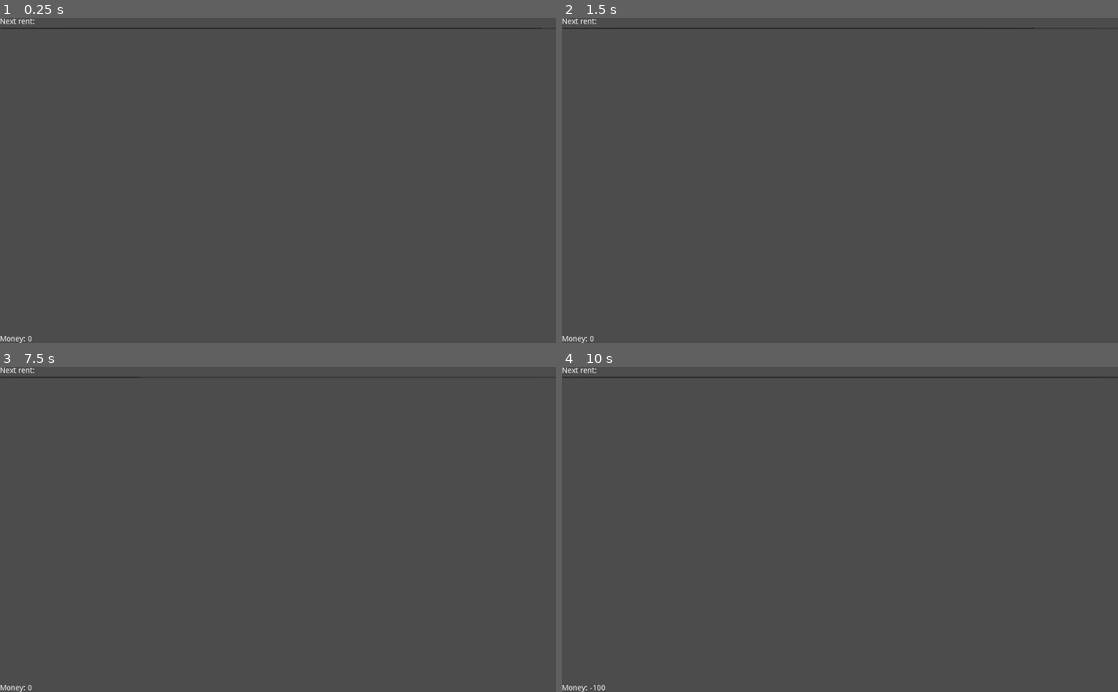
Above: before the commit, frames 1-4 (two rows, left to right).
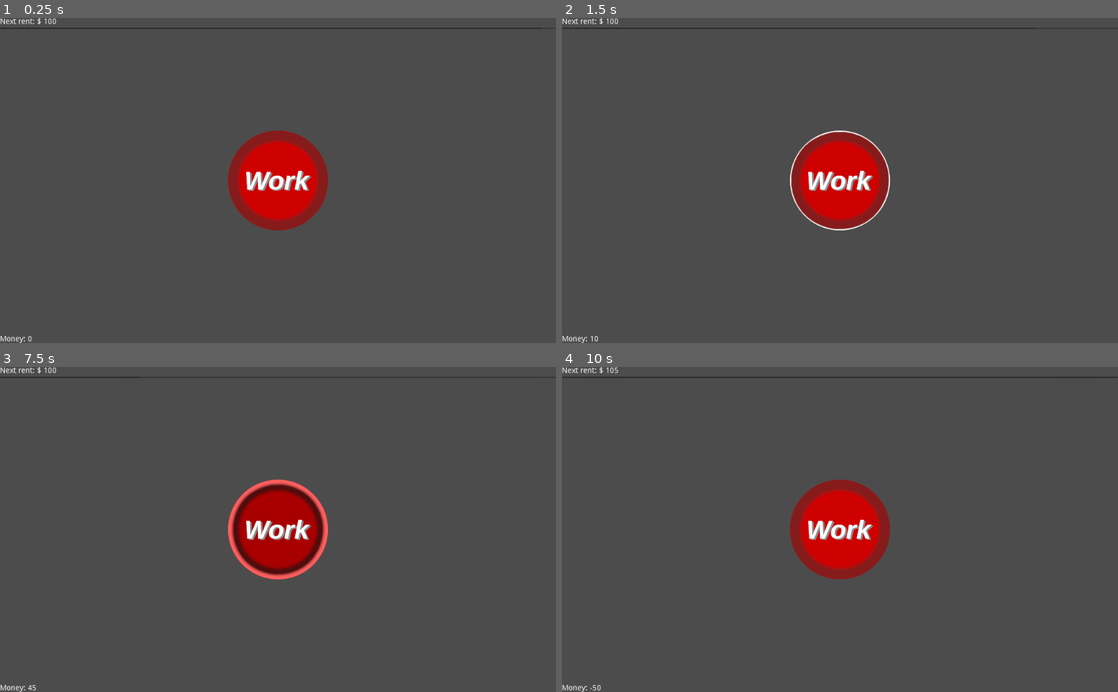
Above: after the commit, the same moments.

Repository: cfpi-fpsi/ld51
Game: Godot game, scene res://Main.tscn
The game is run twice, just before and just after one commit, with the same random seed, the same clock (stepped at 60 frames per second) and the same inputs.
Inputs (mouse positions are in pixels of both pictures, inside the frame that each line leads up to):
- Up to frame 1 (0.25 s): no input
- Up to frame 2 (1.5 s): click (840, 180) at 0.52 s; click (840, 180) at 1.27 s
- Up to frame 3 (7.5 s): click (278, 529) at 2.02 s; tap Enter at 2.75, 4.25, 5.75 s; move the mouse to (400, 513) at 2.77 s; click (400, 513) at 2.92 s; tap Space at 3.5, 5, 6.5 s; move the mouse to (166, 545) at 3.52 s; click (166, 545) at 3.67 s; move the mouse to (333, 458) at 4.27 s; click (333, 458) at 4.42 s; move the mouse to (250, 594) at 5.02 s; click (250, 594) at 5.17 s; move the mouse to (444, 578) at 5.77 s; click (444, 578) at 5.92 s; move the mouse to (111, 480) at 6.52 s; click (111, 480) at 6.67 s; move the mouse to (305, 529) at 7.27 s; click (305, 529) at 7.42 s
- Up to frame 4 (10 s): move the mouse to (756, 448) at 8.02 s; click (756, 448) at 8.17 s; move the mouse to (962, 513) at 8.77 s; click (962, 513) at 8.92 s; move the mouse to (728, 545) at 9.52 s; click (728, 545) at 9.67 s

The runs differ from the first frame. In frame 1, 4.4% of the frame differs, in the area x 6-59%, y 0-66%; in frame 2, 4.4%, in the area x 5-59%, y 0-100%; in frame 3, 4.4%; in frame 4, 4.4%.

Commit message:
Sketched stamping task

Diff:
--- /dev/null
+++ b/CalculateTask.tscn
@@ -0,0 +1,65 @@
+[gd_scene format=2]
+
+[node name="CalculateTask" type="WindowDialog"]
+anchor_left = 0.5
+anchor_top = 0.5
+anchor_right = 0.5
+anchor_bottom = 0.5
+margin_left = -210.5
+margin_top = -111.0
+margin_right = 210.5
+margin_bottom = 111.0
+window_title = "Calculate this"
+
+[node name="VBoxContainer" type="VBoxContainer" parent="."]
+anchor_right = 1.0
+margin_bottom = 68.0
+
+[node name="NumberA" type="Label" parent="VBoxContainer"]
+margin_right = 421.0
+margin_bottom = 14.0
+text = "0"
+align = 2
+
+[node name="HBoxContainer" type="HBoxContainer" parent="VBoxContainer"]
+margin_top = 18.0
+margin_right = 421.0
+margin_bottom = 32.0
+alignment = 2
+
+[node name="PlusSign" type="Label" parent="VBoxContainer/HBoxContainer"]
+margin_left = 401.0
+margin_right = 409.0
+margin_bottom = 14.0
+text = "+"
+align = 1
+
+[node name="NumberB" type="Label" parent="VBoxContainer/HBoxContainer"]
+margin_left = 413.0
+margin_right = 421.0
+margin_bottom = 14.0
+text = "0"
+align = 2
+
+[node name="EqualSign" type="Label" parent="VBoxContainer"]
+margin_top = 36.0
+margin_right = 421.0
+margin_bottom = 50.0
+text = "="
+align = 2
+
+[node name="LineEdit" type="LineEdit" parent="VBoxContainer"]
+margin_top = 54.0
+margin_right = 421.0
+margin_bottom = 78.0
+align = 2
+placeholder_text = "Solution here"
+
+[node name="SubmitResult" type="Button" parent="."]
+anchor_left = 1.0
+anchor_top = 1.0
+anchor_right = 1.0
+anchor_bottom = 1.0
+margin_left = -98.0
+margin_top = -20.0
+text = "Submit result"
--- /dev/null
+++ b/Document.gd
@@ -0,0 +1,23 @@
+extends Area2D
+
+# Called when the node enters the scene tree for the first time.
+func _ready():
+	pass # Replace with function body.
+
+func _input_event(viewport, event, shape_idx):
+	if event is InputEventMouseButton:
+		print("Clicked on the document")
+		stamp_document(to_local(event.global_position))
+
+func stamp_document(pos):
+	var new_image_texture = ImageTexture.new()
+	var new_image = Image.new()
+	var base_image = $page.texture.get_data()
+	base_image.convert(Image.FORMAT_RGBA8)
+	var stamp_image = load("res://work/stamp_ok.png").get_data()
+	pos -= stamp_image.get_size() / 2
+	new_image.create(base_image.get_size().x, base_image.get_size().y, false, Image.FORMAT_RGBA8)
+	new_image.blit_rect(base_image, Rect2(Vector2.ZERO, base_image.get_size()), Vector2.ZERO)
+	new_image.blend_rect(stamp_image, Rect2(Vector2.ZERO, stamp_image.get_size()), pos)
+	new_image_texture.create_from_image(new_image)
+	$page.texture = new_image_texture
--- /dev/null
+++ b/Document.tscn
@@ -0,0 +1,18 @@
+[gd_scene load_steps=4 format=2]
+
+[ext_resource path="res://work/document.png" type="Texture" id=1]
+[ext_resource path="res://Document.gd" type="Script" id=2]
+
+[sub_resource type="RectangleShape2D" id=1]
+extents = Vector2( 104.5, 139.5 )
+
+[node name="Document" type="Area2D"]
+script = ExtResource( 2 )
+
+[node name="CollisionShape2D" type="CollisionShape2D" parent="."]
+position = Vector2( 105, 139 )
+shape = SubResource( 1 )
+
+[node name="page" type="Sprite" parent="."]
+texture = ExtResource( 1 )
+centered = false
--- a/Main.gd
+++ b/Main.gd
@@ -6,9 +6,13 @@
 # Called when the node enters the scene tree for the first time.
 func _ready():
 	$RentTimer.start()
-	pass # Replace with function body.
+	$UICanvas/MainInterface/WorkButton.connect("pressed", self, "_on_work_button_pressed")
 
 func _on_pay_rent():
 	if money < rent_amount:
 		print("Lost!")
 	money -= rent_amount
+	rent_amount *= 1.05
+
+func _on_work_button_pressed():
+	money += 5
--- a/Main.tscn
+++ b/Main.tscn
@@ -1,14 +1,17 @@
-[gd_scene load_steps=3 format=2]
+[gd_scene load_steps=4 format=2]
 
 [ext_resource path="res://MainInterface.tscn" type="PackedScene" id=1]
 [ext_resource path="res://Main.gd" type="Script" id=2]
+[ext_resource path="res://CalculateTask.tscn" type="PackedScene" id=3]
 
 [node name="Main" type="Node2D"]
 script = ExtResource( 2 )
 
-[node name="CanvasLayer" type="CanvasLayer" parent="."]
+[node name="UICanvas" type="CanvasLayer" parent="."]
 
-[node name="MainInterface" parent="CanvasLayer" instance=ExtResource( 1 )]
+[node name="MainInterface" parent="UICanvas" instance=ExtResource( 1 )]
+
+[node name="CalculateTask" parent="UICanvas" instance=ExtResource( 3 )]
 
 [node name="RentTimer" type="Timer" parent="."]
 wait_time = 10.0
--- a/MainInterface.tscn
+++ b/MainInterface.tscn
@@ -1,7 +1,10 @@
-[gd_scene load_steps=3 format=2]
+[gd_scene load_steps=6 format=2]
 
 [ext_resource path="res://StatsInterface.tscn" type="PackedScene" id=1]
 [ext_resource path="res://RentTimerInterface.tscn" type="PackedScene" id=2]
+[ext_resource path="res://ui/work_button_normal.png" type="Texture" id=3]
+[ext_resource path="res://ui/work_button_hover.png" type="Texture" id=4]
+[ext_resource path="res://ui/work_button_pressed.png" type="Texture" id=5]
 
 [node name="MainInterface" type="Control"]
 anchor_right = 1.0
@@ -10,3 +13,16 @@
 [node name="RentTimerInterface" parent="." instance=ExtResource( 2 )]
 
 [node name="StatsInterface" parent="." instance=ExtResource( 1 )]
+
+[node name="WorkButton" type="TextureButton" parent="."]
+anchor_left = 0.5
+anchor_top = 0.5
+anchor_right = 0.5
+anchor_bottom = 0.5
+margin_left = -100.0
+margin_top = -100.0
+margin_right = 100.0
+margin_bottom = 100.0
+texture_normal = ExtResource( 3 )
+texture_pressed = ExtResource( 5 )
+texture_hover = ExtResource( 4 )
--- /dev/null
+++ b/Rent amount.gd
@@ -0,0 +1,8 @@
+extends Label
+
+# Called when the node enters the scene tree for the first time.
+func _ready():
+	pass # Replace with function body.
+
+func _process(_delta):
+	self.text = "%d" % $"/root/Main".rent_amount
--- a/RentProgressBar.gd
+++ b/RentProgressBar.gd
@@ -12,5 +12,5 @@
 
 
 # Called every frame. 'delta' is the elapsed time since the previous frame.
-func _process(delta):
+func _process(_delta):
 	self.value = $"/root/Main/RentTimer".time_left
--- a/RentTimerInterface.tscn
+++ b/RentTimerInterface.tscn
@@ -1,14 +1,26 @@
-[gd_scene load_steps=2 format=2]
+[gd_scene load_steps=3 format=2]
 
 [ext_resource path="res://RentProgressBar.gd" type="Script" id=1]
+[ext_resource path="res://Rent amount.gd" type="Script" id=2]
 
 [node name="RentTimerInterface" type="VBoxContainer"]
 anchor_right = 1.0
 
-[node name="Next rent" type="Label" parent="."]
+[node name="HBoxContainer" type="HBoxContainer" parent="."]
 margin_right = 1024.0
 margin_bottom = 14.0
-text = "Next rent:"
+
+[node name="Next rent" type="Label" parent="HBoxContainer"]
+margin_right = 76.0
+margin_bottom = 14.0
+text = "Next rent: $"
+
+[node name="Rent amount" type="Label" parent="HBoxContainer"]
+margin_left = 80.0
+margin_right = 88.0
+margin_bottom = 14.0
+text = "0"
+script = ExtResource( 2 )
 
 [node name="RentProgressBar" type="ProgressBar" parent="."]
 margin_top = 18.0
--- /dev/null
+++ b/StampTask.gd
@@ -0,0 +1,11 @@
+extends Node2D
+
+var document_scene = preload("res://Document.tscn")
+var current_stamp = null
+
+func _ready():
+	for i in 1:
+		var doc = document_scene.instance()
+		doc.position = Vector2(100 + randi() % 50, randi() % 50)
+		$UnstampedPile.add_child(doc)
+	pass # Replace with function body.
--- /dev/null
+++ b/StampTask.tscn
@@ -0,0 +1,44 @@
+[gd_scene load_steps=8 format=2]
+
+[ext_resource path="res://StampTask.gd" type="Script" id=1]
+[ext_resource path="res://work/stamp_ok_button_hover.png" type="Texture" id=2]
+[ext_resource path="res://work/stamp_ok_button_pressed.png" type="Texture" id=3]
+[ext_resource path="res://work/stamp_ok_button_normal.png" type="Texture" id=4]
+[ext_resource path="res://work/stamp_nok_button_normal.png" type="Texture" id=5]
+[ext_resource path="res://work/stamp_nok_button_pressed.png" type="Texture" id=6]
+[ext_resource path="res://work/stamp_nok_button_hover.png" type="Texture" id=7]
+
+[node name="StampTask" type="Node2D"]
+script = ExtResource( 1 )
+
+[node name="UnstampedPile" type="Node2D" parent="."]
+position = Vector2( 264, 285 )
+
+[node name="StampedPile" type="Node2D" parent="."]
+position = Vector2( 795, 282 )
+
+[node name="CanvasLayer" type="CanvasLayer" parent="."]
+
+[node name="VBoxContainer" type="VBoxContainer" parent="CanvasLayer"]
+anchor_left = 1.0
+anchor_top = 0.5
+anchor_right = 1.0
+anchor_bottom = 0.5
+margin_left = -80.0
+margin_top = -42.0
+margin_bottom = 42.0
+
+[node name="StampOKButton" type="TextureButton" parent="CanvasLayer/VBoxContainer"]
+margin_right = 80.0
+margin_bottom = 80.0
+texture_normal = ExtResource( 4 )
+texture_pressed = ExtResource( 3 )
+texture_hover = ExtResource( 2 )
+
+[node name="StampNOKButton" type="TextureButton" parent="CanvasLayer/VBoxContainer"]
+margin_top = 84.0
+margin_right = 80.0
+margin_bottom = 164.0
+texture_normal = ExtResource( 5 )
+texture_pressed = ExtResource( 6 )
+texture_hover = ExtResource( 7 )
Binary file added: ui/work_button_disabled.png
Binary file added: ui/work_button_hover.png
Binary file added: ui/work_button_normal.png
Binary file added: ui/work_button_pressed.png
Binary file added: work/document.png
Binary file added: work/stamp_nok.png
Binary file added: work/stamp_nok_button_hover.png
Binary file added: work/stamp_nok_button_normal.png
Binary file added: work/stamp_nok_button_pressed.png
Binary file added: work/stamp_normal.png
Binary file added: work/stamp_ok.png
Binary file added: work/stamp_ok_button_hover.png
(and 2 more such lines)
